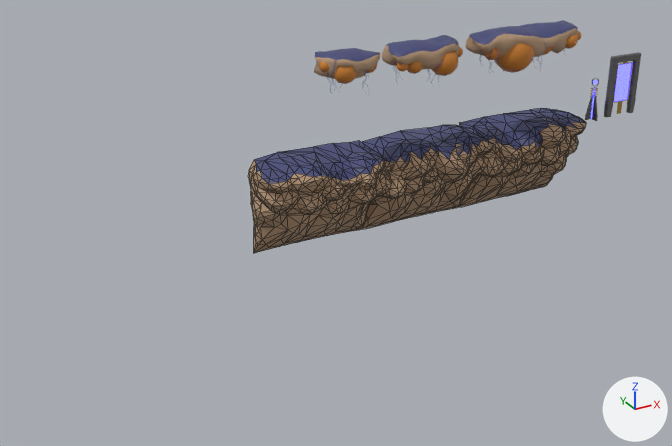
Two versions of the FBX model Assets/Joshies Folder/Models/LevelPrefabModels.fbx, one commit apart.
Both versions are drawn from a camera (50 mm lens) standing at (-35.2, -35.6, 14.8) and looking at (-15.6, 0.1, -3.1). Lighting does not change. The marker at lower right points along +X, +Y and +Z. Mesh edges are drawn as thin lines on the coarser meshes. Where no turn or scale is listed for an object, it has been applied to the vertices.

In view in the first picture: 'Platform.6.5', 'Platform2.5', 'Platform4', 'Portal', 'TerrainChunk1', 'TerrainChunk2', 'TerrainChunk3'.
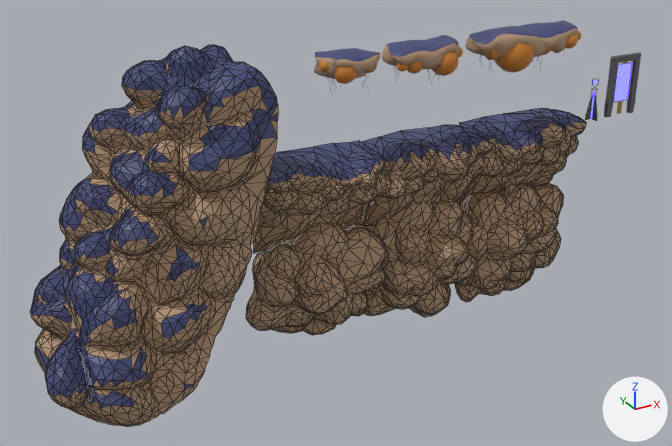
Pixel boxes (x1, y1, x2, y2) of what changed, in the pictures (672 x 446 px):
'TerrainSlope1', added
    after: (30, 45, 278, 427)
    faces in mat_groundsoil (beige #b79779): (30, 61, 278, 427)
    faces in mat_grass (dark blue #444877): (31, 45, 278, 408)
'UndergroundChunk1', added
    after: (246, 223, 389, 335)
'UndergroundChunk2', added
    after: (363, 200, 477, 317)
'UndergroundChunk3', added
    after: (455, 183, 563, 302)

The change, as a list of edits to the scene's bpy script:
```text
Add me_cube_017:
    me_cube_017.from_pydata(...)  # 438 vertices, 816 faces; spans x -3.71..3.47, y -1.3..2.69, z -3.52..3.89
    me_cube_017.materials.append(mat_groundsoil)  # beige #b79779
Add me_cube_019:
    me_cube_019.from_pydata(...)  # 1515 vertices, 2885 faces; spans x -5.6..5.1, y -3.4..2.4, z -7.9..7.8
    # faces by material slot: [1722, 1163]
    me_cube_019.materials.append(mat_groundsoil)  # beige #b79779
    me_cube_019.materials.append(mat_grass)  # dark blue #444877
Add me_cube_016:
    me_cube_016.from_pydata(...)  # 411 vertices, 771 faces; spans x -4.0..3.66, y -1.49..2.5, z -3.59..3.42
    me_cube_016.materials.append(mat_groundsoil)  # beige #b79779
Add me_cube_018:
    me_cube_018.from_pydata(...)  # 447 vertices, 841 faces; spans x -3.95..3.7, y -1.32..2.67, z -3.72..3.82
    me_cube_018.materials.append(mat_groundsoil)  # beige #b79779
Add ob_undergroundchunk2:
    ob_undergroundchunk2 = bpy.data.objects.new('UndergroundChunk2', me_cube_017)
    ob_undergroundchunk2.location = (-10.3, -0.24, -6.61)
Add ob_terrainslope1:
    ob_terrainslope1 = bpy.data.objects.new('TerrainSlope1', me_cube_019)
    ob_terrainslope1.location = (-24.55, 0.0, -1.61)
Add ob_undergroundchunk1:
    ob_undergroundchunk1 = bpy.data.objects.new('UndergroundChunk1', me_cube_016)
    ob_undergroundchunk1.location = (-16.0, -0.24, -6.43)
Add ob_undergroundchunk3:
    ob_undergroundchunk3 = bpy.data.objects.new('UndergroundChunk3', me_cube_018)
    ob_undergroundchunk3.location = (-4.08, -0.24, -6.7)
```
